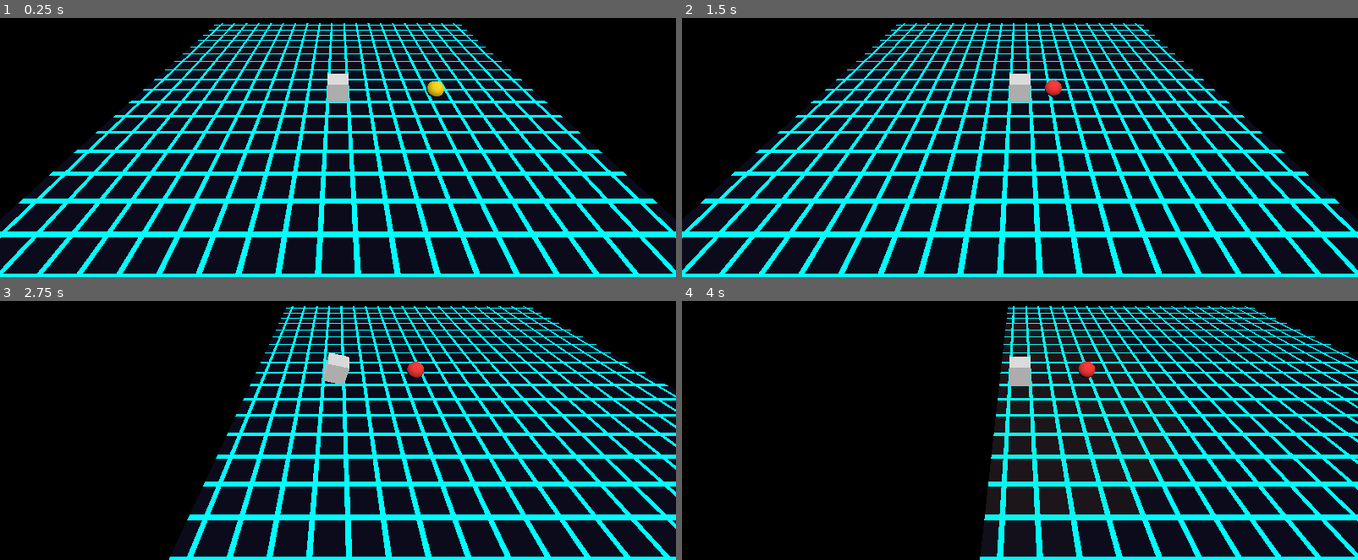
Above: before the commit, frames 1-4 (two rows, left to right).
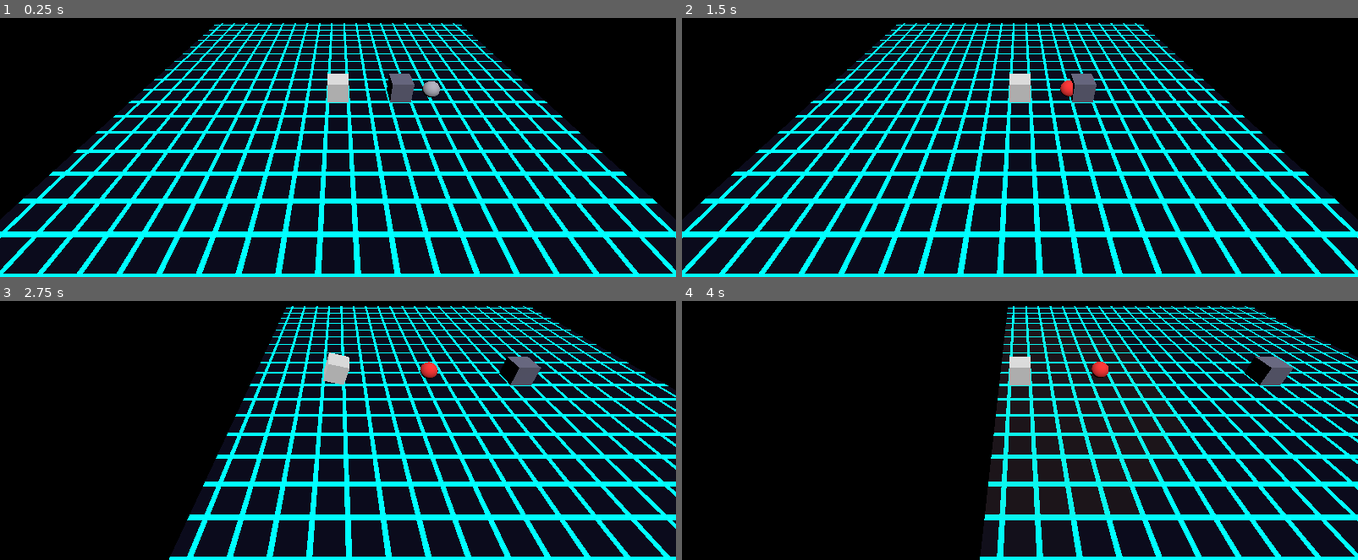
Above: after the commit, the same moments.

Repository: StevenLong/cube
Game: Godot game, scene res://main.tscn
The game is run twice, just before and just after one commit, with the same random seed, the same clock (stepped at 60 frames per second) and the same inputs.
Inputs:
- Up to frame 1 (0.25 s): no input
- Up to frame 2 (1.5 s): hold Q (extend_depth_fwd) from 0.53 s (still down); tap F (camera_tilt_down) at 0.6 s; tap R (camera_tilt_up) at 1.35 s
- Up to frame 3 (2.75 s): release Q (extend_depth_fwd) at 2.03 s; hold Left (move_left) from 2.03 s (still down); hold Space (dodge) from 2.03 s (still down)
- Up to frame 4 (4 s): release Space (dodge) at 2.78 s; tap E (extend) at 2.85 s; release Left (move_left) at 3.53 s; hold C (extend_depth_back) from 3.53 s (still down); hold Shift (sprint) from 3.53 s (still down)

The runs differ from the first frame. In frame 1, 0.6% of the frame differs, in the area x 57-66%, y 21-33%; in frame 2, 0.6%; in frame 3, 0.8%; in frame 4, 0.8%, in the area x 58-91%, y 21-33%.

Commit message:
Walls block enemy line of sight
Added a wall block on the patrol line. Enemy raycast collides with both
walls (layer 1) and player area (layer 2); detection only counts when the
ray hits the player area, so walls naturally provide LoS occlusion.

Diff:
--- a/enemy_sphere.gd
+++ b/enemy_sphere.gd
@@ -26,6 +26,7 @@
 var _last_seen_pos := Vector3.ZERO
 var _material: StandardMaterial3D
 var _player: Node3D
+var _player_area: Area3D
 
 @onready var _ray: RayCast3D = $RayCast3D
 @onready var _mesh: MeshInstance3D = $MeshInstance3D
@@ -35,10 +36,11 @@
 	_material = (_mesh.get_surface_override_material(0) as StandardMaterial3D).duplicate()
 	_mesh.set_surface_override_material(0, _material)
 	_player = get_node("../Player")
+	_player_area = get_node("../Player/DetectionArea")
 
 
 func _process(delta: float) -> void:
-	var seeing := _ray.is_colliding()
+	var seeing := _ray.is_colliding() and _ray.get_collider() == _player_area
 	if seeing:
 		_last_seen_pos = _player.position
 
--- a/main.tscn
+++ b/main.tscn
@@ -27,6 +27,9 @@
 
 [sub_resource type="StandardMaterial3D" id="StandardMaterial3D_2"]
 albedo_color = Color(0.7, 0.7, 0.75, 1)
+
+[sub_resource type="StandardMaterial3D" id="StandardMaterial3D_3"]
+albedo_color = Color(0.4, 0.4, 0.5, 1)
 
 [sub_resource type="Environment" id="Environment_1"]
 background_mode = 1
@@ -80,6 +83,16 @@
 
 [node name="RayCast3D" type="RayCast3D" parent="Enemy"]
 target_position = Vector3(0, 0, -10)
-collision_mask = 2
+collision_mask = 3
 collide_with_areas = true
-collide_with_bodies = false
+collide_with_bodies = true
+
+[node name="Wall" type="StaticBody3D" parent="."]
+transform = Transform3D(1, 0, 0, 0, 1, 0, 0, 0, 1, 3, 0.5, 0)
+
+[node name="MeshInstance3D" type="MeshInstance3D" parent="Wall"]
+mesh = SubResource("BoxMesh_1")
+surface_material_override/0 = SubResource("StandardMaterial3D_3")
+
+[node name="CollisionShape3D" type="CollisionShape3D" parent="Wall"]
+shape = SubResource("BoxShape3D_1")
